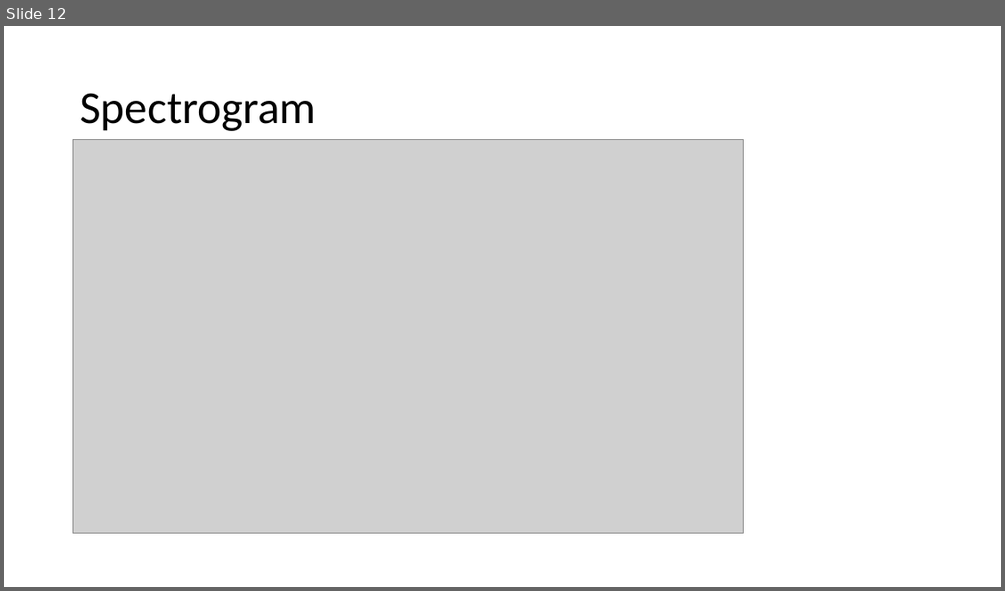
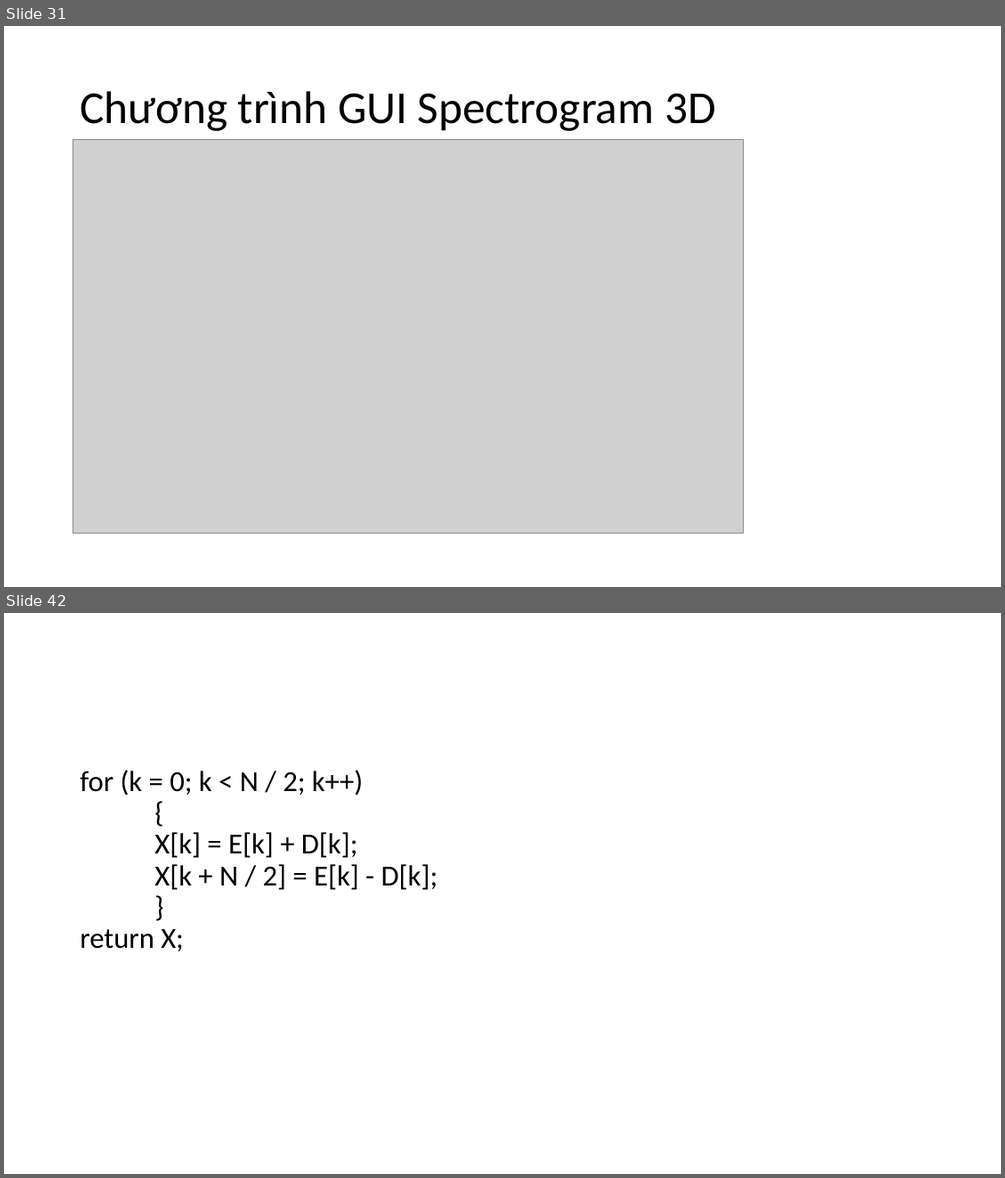
Before and after one commit to Sunfl4wer/Signal-and-Spectrum, a slide deck: Signal_and_Spectrum.pptx. Shown one above the other, each under a label of ours: slide 12 before the commit, slides 31 and 42 after it; the slides between them are not shown. The pictures are 1005x591 and 1005x1178 pixels, drawn with LibreOffice and Linux fonts; fonts in the diff are those of the drawing; grey boxes stand for pictures. Boxes give left, top, right and bottom in pixels: in the first picture for what was removed or moved away, otherwise in the second. Text is boxed around its words. In the diff, an @@ line names an element or a change of style, - is before the commit and + after.

```diff
--- a/Signal_and_Spectrum.pptx
+++ b/Signal_and_Spectrum.pptx
@@ slide 42 added at [4, 613, 1001, 1174], background #FFFFFF @@
@@ text added at [80, 770, 438, 951], 28 pt, text #000000 @@
+for (k = 0; k < N / 2; k++)
+{
+X[k] = E[k] + D[k];
+X[k + N / 2] = E[k] - D[k];
+}
+return X;
@@ what was slide 12 is now slide 31 @@
@@ slide 31 changed as well @@
@@ title at [80, 91, 716, 131]: text changed @@
-Spectrogram
+Chương trình GUI Spectrogram 3D
```
Also in this commit, not shown: 6 other slides changed, 36 other slides added, 6 slides removed.
